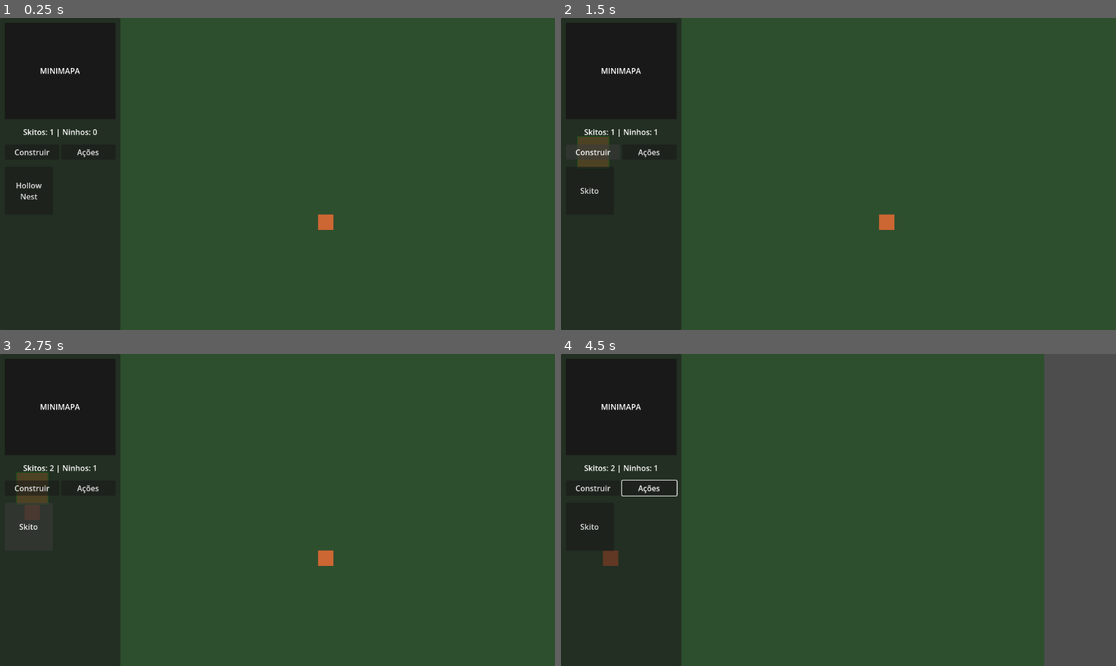
Above: before the commit, frames 1-4 (two rows, left to right).
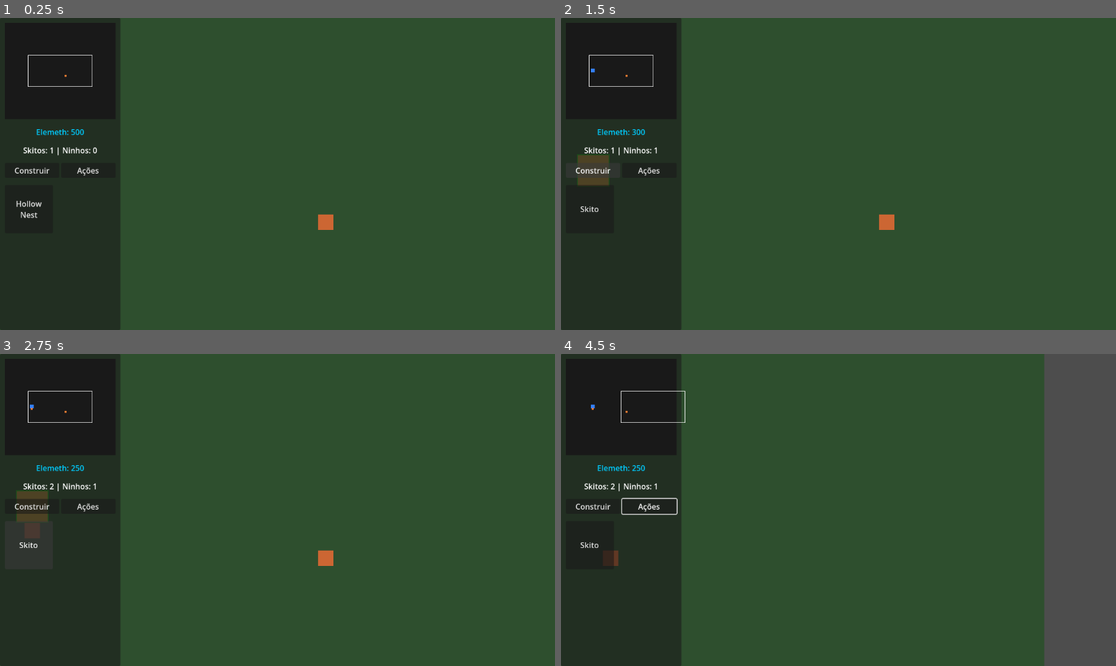
Above: after the commit, the same moments.

Repository: cleomarschmitzhaus/Elementio
Game: Godot game, scene res://scenes/main.tscn
Two runs of this game, one before a commit and one after it. Both use one fixed random seed, a clock stepped at 60 frames per second and the inputs below.
Inputs (mouse positions are in pixels of both pictures, inside the frame that each line leads up to):
- Up to frame 1 (0.25 s): no input
- Up to frame 2 (1.5 s): click "Hollow Nest" at 0.5 s; click "Construir" at 1.25 s
- Up to frame 3 (2.75 s): click "Skito" at 2 s
- Up to frame 4 (4.5 s): click "Ações" at 2.75 s; tap Enter at 3.5 s; move the mouse to (960, 494) at 3.52 s; hold Right (ui_right) 3.53-4.25 s; click (960, 494) at 3.67 s; drag from (727, 525) to (810, 572) at 4.27 s

The runs differ from the first frame. In frame 1, 0.8% of the frame differs, in the area x 2-18%, y 11-65%; in frame 2, 1.3%, in the area x 2-18%, y 11-63%; in frame 3, 1.3%; in frame 4, 1.1%.

Commit message:
Implementado sistema de Elemeth e Minimapa real-time

Diff:
--- a/project.godot
+++ b/project.godot
@@ -13,3 +13,7 @@
 config/name="Elementio"
 run/main_scene="res://scenes/main.tscn"
 config/features=PackedStringArray("4.7")
+
+[autoload]
+
+GameManager="*res://scripts/game_manager.gd"
--- a/scenes/ui.tscn
+++ b/scenes/ui.tscn
@@ -1,6 +1,7 @@
 [gd_scene load_steps=2 format=3]
 
 [ext_resource type="Script" path="res://scripts/ui.gd" id="1_ui"]
+[ext_resource type="Script" path="res://scripts/minimap.gd" id="2_minimap"]
 
 [node name="UI" type="CanvasLayer"]
 script = ExtResource("1_ui")
@@ -38,17 +39,13 @@
 custom_minimum_size = Vector2(230, 200)
 layout_mode = 2
 color = Color(0.1, 0.1, 0.1, 1)
+script = ExtResource("2_minimap")
 
-[node name="MapLabel" type="Label" parent="Control/SidePanel/VBox/MinimapRect"]
-layout_mode = 1
-anchors_preset = 15
-anchor_right = 1.0
-anchor_bottom = 1.0
-grow_horizontal = 2
-grow_vertical = 2
-text = "MINIMAPA"
+[node name="ElemethLabel" type="Label" parent="Control/SidePanel/VBox"]
+layout_mode = 2
+theme_override_colors/font_color = Color(0, 0.8, 1, 1)
+text = "Elemeth: 500"
 horizontal_alignment = 1
-vertical_alignment = 1
 
 [node name="StatsLabel" type="Label" parent="Control/SidePanel/VBox"]
 layout_mode = 2
--- /dev/null
+++ b/scripts/game_manager.gd
@@ -0,0 +1,16 @@
+extends Node
+
+var elemeth: int = 500
+
+# Custos
+var skito_cost: int = 50
+var hollow_nest_cost: int = 200
+
+func can_afford(cost: int) -> bool:
+	return elemeth >= cost
+
+func spend(cost: int) -> void:
+	elemeth -= cost
+
+func add_elemeth(amount: int) -> void:
+	elemeth += amount
--- /dev/null
+++ b/scripts/minimap.gd
@@ -0,0 +1,45 @@
+extends ColorRect
+
+# Tamanho do mundo virtual para o minimapa
+var map_size: Vector2 = Vector2(2000, 2000)
+
+func _process(_delta):
+	# Pede para redesenhar todos os frames
+	queue_redraw()
+
+func _draw():
+	# Fator de conversão do mundo (map_size) para a tela do minimapa (size)
+	var scale_x = size.x / map_size.x
+	var scale_y = size.y / map_size.y
+
+	# Função auxiliar para converter posição
+	var world_to_minimap = func(pos: Vector2) -> Vector2:
+		# Assumimos que o mundo 2D tem 0,0 no centro.
+		# Adicionamos map_size/2 para o centro do mundo virar o centro do minimapa.
+		var offset_pos = pos + (map_size / 2.0)
+		return Vector2(offset_pos.x * scale_x, offset_pos.y * scale_y)
+
+	# Desenha construções (Azul)
+	var buildings = get_tree().get_nodes_in_group("buildings")
+	for b in buildings:
+		var minimap_pos = world_to_minimap.call(b.global_position)
+		draw_rect(Rect2(minimap_pos - Vector2(4, 4), Vector2(8, 8)), Color(0.2, 0.5, 1.0))
+
+	# Desenha unidades (Laranja/Skito)
+	var units = get_tree().get_nodes_in_group("units")
+	for u in units:
+		var minimap_pos = world_to_minimap.call(u.global_position)
+		draw_rect(Rect2(minimap_pos - Vector2(2, 2), Vector2(4, 4)), Color(1.0, 0.5, 0.2))
+
+	# Desenha a visão da câmera (Retângulo Branco)
+	var cam = get_viewport().get_camera_2d()
+	if cam:
+		# Tamanho da tela dividido pelo zoom
+		var screen_size = get_viewport().get_visible_rect().size / cam.zoom
+		# Posição top-left da câmera
+		var cam_top_left = cam.global_position - (screen_size / 2.0)
+
+		var mm_cam_pos = world_to_minimap.call(cam_top_left)
+		var mm_cam_size = Vector2(screen_size.x * scale_x, screen_size.y * scale_y)
+
+		draw_rect(Rect2(mm_cam_pos, mm_cam_size), Color.WHITE, false, 1.0)
--- a/scripts/ui.gd
+++ b/scripts/ui.gd
@@ -3,6 +3,7 @@
 @onready var build_grid = $Control/SidePanel/VBox/BuildGrid
 @onready var action_grid = $Control/SidePanel/VBox/ActionGrid
 @onready var stats_label = $Control/SidePanel/VBox/StatsLabel
+@onready var elemeth_label = $Control/SidePanel/VBox/ElemethLabel
 
 var selected_building = null
 var is_building_mode = false
@@ -14,6 +15,9 @@
 	_on_tab_build_pressed()
 
 func _process(_delta: float) -> void:
+	# Atualiza recurso
+	elemeth_label.text = "Elemeth: %d" % GameManager.elemeth
+
 	# Atualiza o contador de unidades
 	var skitos = get_tree().get_nodes_in_group("units").size()
 	var ninhos = get_tree().get_nodes_in_group("buildings").size()
@@ -37,13 +41,18 @@
 
 func _on_train_skito_pressed() -> void:
 	if selected_building and selected_building.has_method("spawn_skito"):
-		selected_building.spawn_skito()
-	else:
-		# Se não tiver prédio selecionado mas tentar treinar, ignora ou treina no primeiro
-		pass
+		if GameManager.can_afford(GameManager.skito_cost):
+			GameManager.spend(GameManager.skito_cost)
+			selected_building.spawn_skito()
+		else:
+			print("Elemeth insuficiente para Skito!")
 
 func _on_build_nest_pressed() -> void:
 	if is_building_mode: return
+
+	if not GameManager.can_afford(GameManager.hollow_nest_cost):
+		print("Elemeth insuficiente para Hollow Nest!")
+		return
 
 	is_building_mode = true
 	building_ghost = building_scene.instantiate()
@@ -61,9 +70,16 @@
 		building_ghost.global_position = building_ghost.get_global_mouse_position()
 
 		if event is InputEventMouseButton and event.is_pressed() and event.button_index == MOUSE_BUTTON_LEFT:
-			# Placed!
-			building_ghost.modulate = Color(1, 1, 1, 1)
-			building_ghost.get_node("CollisionShape2D").disabled = false
-			building_ghost = null
-			is_building_mode = false
-			get_viewport().set_input_as_handled()
+			if GameManager.can_afford(GameManager.hollow_nest_cost):
+				GameManager.spend(GameManager.hollow_nest_cost)
+				# Placed!
+				building_ghost.modulate = Color(1, 1, 1, 1)
+				building_ghost.get_node("CollisionShape2D").disabled = false
+				building_ghost = null
+				is_building_mode = false
+				get_viewport().set_input_as_handled()
+			else:
+				# Cancel build
+				building_ghost.queue_free()
+				building_ghost = null
+				is_building_mode = false
